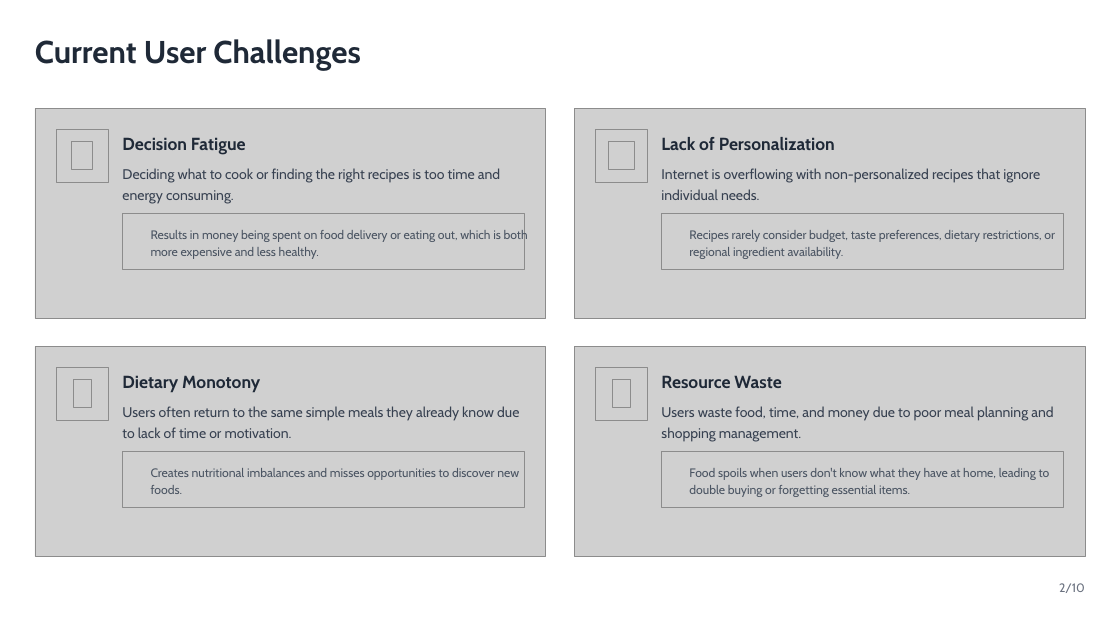
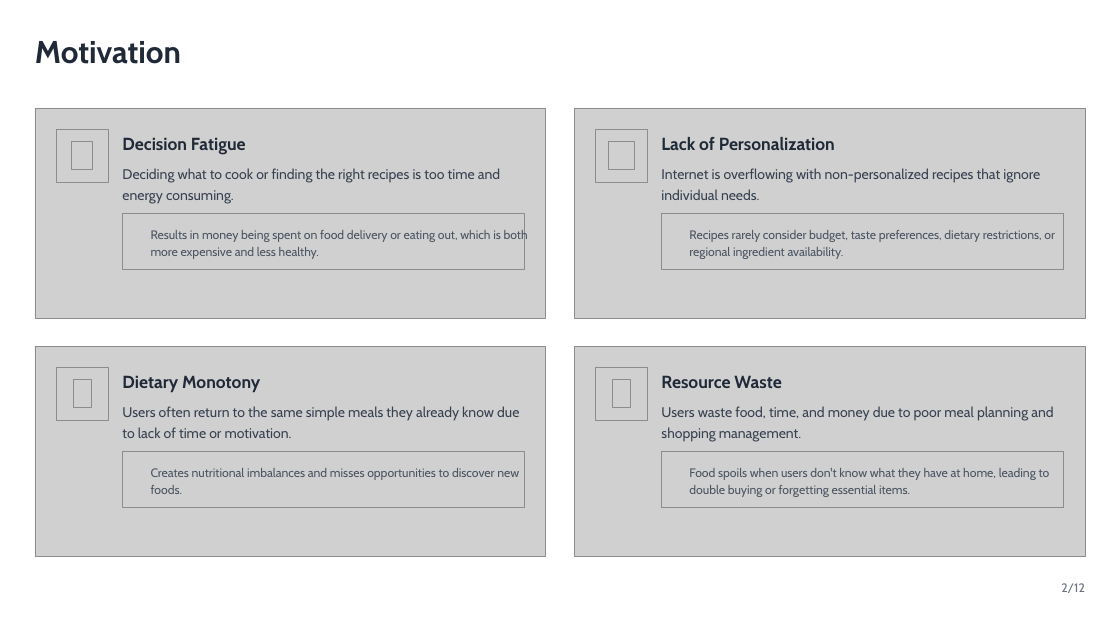
Before and after one commit to Decidish/decidish, a slide deck: slide 2 of documents/vision_documentation/slides.odp. Drawn at 1120x630 pixels with LibreOffice and Linux fonts; fonts in the diff are those of the drawing; grey boxes stand for pictures; background and template pictures are left out. Boxes give left, top, right and bottom in pixels: in the first picture for what was removed or moved away, otherwise in the second. Text is boxed around its words. In the diff, an @@ line names an element or a change of style, - is before the commit and + after.

```diff
--- a/documents/vision_documentation/slides.odp
+++ b/documents/vision_documentation/slides.odp
@@ text at [35,41,181,64]: text changed @@
-Current User Challenges
+Motivation
@@ text at [1061,583,1085,593]: text changed @@
-2/10
+2/12
```
Also in this commit, not shown: 10 other slides changed, 3 other files.
